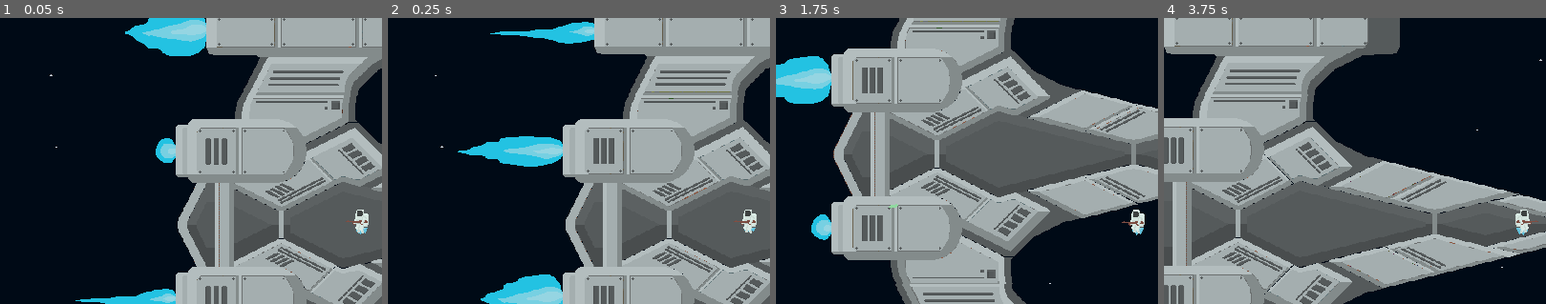
Above: before the commit, frames 1-4 (left to right).
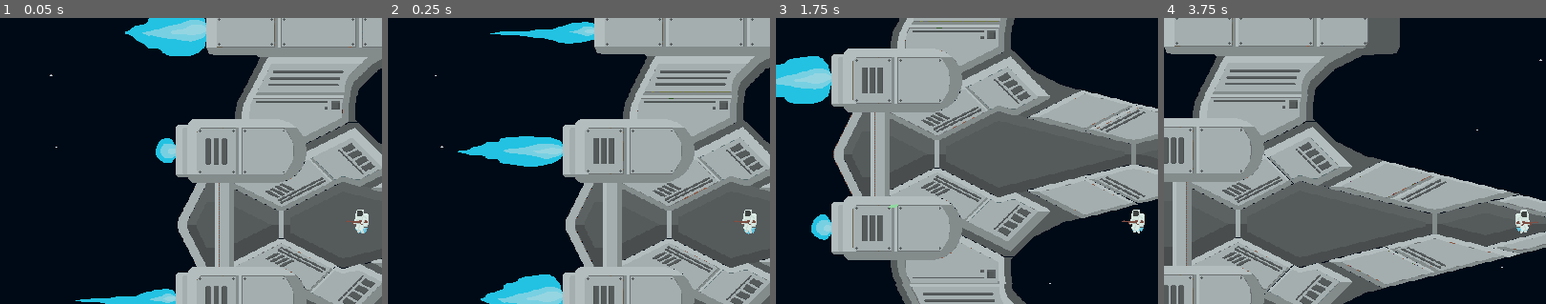
Above: after the commit, the same moments.

Repository: AlexTheRegent/endless-jam-2022
Game: Godot game, scene res://scenes/game.tscn
The game is run twice, just before and just after one commit, with the same random seed, the same clock (stepped at 60 frames per second) and the same inputs.
Inputs (mouse positions are % of the whole screen's width and height, from its top left):
- Up to frame 1 (0.05 s): no input
- Up to frame 2 (0.25 s): no input
- Up to frame 3 (1.75 s): tap Enter at 0.5 s; move the mouse to (72, 45) at 0.52 s; hold D (move_right) 0.53-1.28 s; tap E (use) at 0.6, 1.55 s; move the mouse to (30, 55) at 1.27 s; hold S (move_down) from 1.28 s (still down); click (30, 55) at 1.35 s
- Up to frame 4 (3.75 s): move the mouse to (60, 28) at 2.02 s; release S (move_down) at 2.03 s; hold D (move_right) 2.03-2.78 s; tap E (use) at 2.1, 2.85 s; move the mouse to (45, 70) at 2.77 s; hold W (move_up) 2.78-3.53 s; move the mouse to (80, 65) at 3.52 s; hold A (move_left) from 3.53 s (still down); click (80, 65) at 3.6 s
The pictures show only the part of the screen within x 3-53%, y 14-64%; the shares and areas given below are measured in that part.

The runs differ from the first frame. In frame 1, less than 0.1% of the frame differs, in the area x 93-96%, y 73-76%; in frame 2, less than 0.1%; in frame 3, less than 0.1%, in the area x 90-97%, y 67-76%; in frame 4, less than 0.1%.

Commit message:
Added game over conditions

Diff:
--- /dev/null
+++ b/assets/fonts/default_48pt.tres
@@ -0,0 +1,7 @@
+[gd_resource type="DynamicFont" load_steps=2 format=2]
+
+[ext_resource path="res://assets/fonts/sources/Quantico-Regular.ttf" type="DynamicFontData" id=1]
+
+[resource]
+size = 48
+font_data = ExtResource( 1 )
--- a/prefabs/player.tscn
+++ b/prefabs/player.tscn
@@ -62,7 +62,7 @@
 
 [node name="animated_sprite" type="AnimatedSprite" parent="."]
 frames = SubResource( 9 )
-frame = 6
+frame = 5
 playing = true
 
 [node name="collision_shape_2d" type="CollisionShape2D" parent="."]
--- a/prefabs/ship.gd
+++ b/prefabs/ship.gd
@@ -44,6 +44,12 @@
 
 
 func _on_part_damaged() -> void:
+	var ship_lost_health := (total_parts - alive_parts) as int
+
+	if ship_lost_health > 25:
+		if get_tree().change_scene("res://scenes/game_over.tscn") != OK:
+			push_error('failed to change scene')
+
 	alive_parts -= 1
 
 
--- a/prefabs/ship_parts.gd
+++ b/prefabs/ship_parts.gd
@@ -79,8 +79,6 @@
 	if body.get_parent().name != "asteroids":
 		return
 
-	print(body)
-
 	_tail.disconnect("body_entered", self, "_on_body_entered")
 	emit_signal("damaged")
 	body.queue_free()
--- a/prefabs/ui.gd
+++ b/prefabs/ui.gd
@@ -15,8 +15,11 @@
 	var player := get_node("/root/game/player") as Node2D
 	var ship := get_node("/root/game/ship") as Node2D
 
+	var ship_max_health := 27.0
+	var ship_lost_health := (ship.total_parts - ship.alive_parts) as int
+
 	$control/distance.text = "distance from ship: %.0fm" % ((player.global_position - ship.global_position).length() / 15.0)
-	$control/health.text = "ship health: %.0f%%" % ( float(ship.alive_parts) / ship.total_parts * 100)
+	$control/health.text = "ship health: %.0f%%" % ( 100 - (ship_lost_health / ship_max_health * 100))
 	$control/traveled.text = "distance traveled: %.3f l.y." % (_distance_traveled)
 
 	_distance_traveled += delta * TRAVEL_SPEED
--- /dev/null
+++ b/scenes/game_over.gd
@@ -0,0 +1,11 @@
+extends Control
+
+
+func _ready() -> void:
+	if $button.connect("pressed", self, "_on_pressed") != OK:
+		push_error('failed to connect "pressed" signal')
+
+
+func _on_pressed() -> void:
+	if get_tree().change_scene("res://scenes/game.tscn") != OK:
+		push_error('failed to change scene')
--- /dev/null
+++ b/scenes/game_over.tscn
@@ -0,0 +1,43 @@
+[gd_scene load_steps=3 format=2]
+
+[ext_resource path="res://assets/fonts/default_48pt.tres" type="DynamicFont" id=1]
+[ext_resource path="res://scenes/game_over.gd" type="Script" id=2]
+
+[node name="game_over" type="Control"]
+anchor_right = 1.0
+anchor_bottom = 1.0
+script = ExtResource( 2 )
+__meta__ = {
+"_edit_use_anchors_": false
+}
+
+[node name="label" type="Label" parent="."]
+anchor_left = 0.5
+anchor_top = 0.5
+anchor_right = 0.5
+anchor_bottom = 0.5
+margin_left = -383.0
+margin_top = -67.0
+margin_right = 383.0
+margin_bottom = 3.0
+custom_fonts/font = ExtResource( 1 )
+text = "Your ship was destroyed"
+align = 1
+__meta__ = {
+"_edit_use_anchors_": false
+}
+
+[node name="button" type="Button" parent="."]
+anchor_left = 0.5
+anchor_top = 0.5
+anchor_right = 0.5
+anchor_bottom = 0.5
+margin_left = -212.0
+margin_top = 42.0
+margin_right = 212.0
+margin_bottom = 118.0
+custom_fonts/font = ExtResource( 1 )
+text = "Play again"
+__meta__ = {
+"_edit_use_anchors_": false
+}
